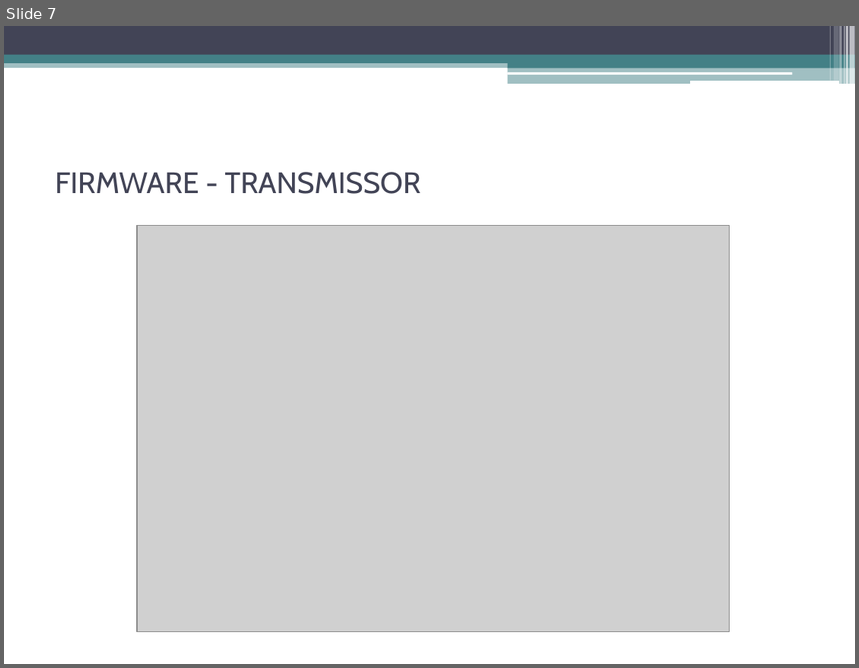
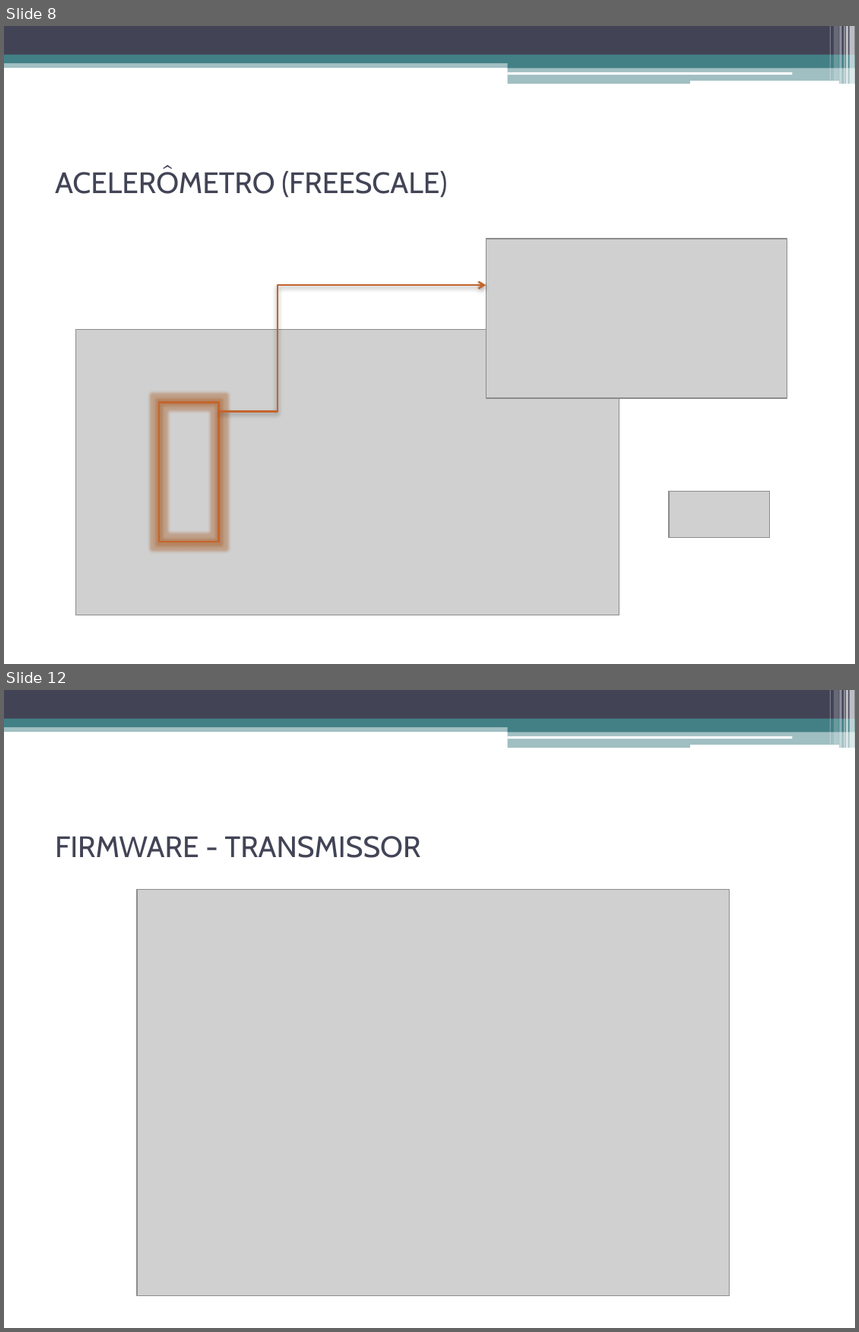
Before and after one commit to gnoahn/msp430-remote-control-car, a slide deck: documentos/apresentação.pptx. Shown one above the other, each under a label of ours: slide 7 before the commit, slides 8 and 12 after it; the slides between them are not shown. The pictures are 859x668 and 859x1332 pixels, drawn with LibreOffice and Linux fonts; fonts in the diff are those of the drawing; grey boxes stand for pictures. Boxes give left, top, right and bottom in pixels: in the first picture for what was removed or moved away, otherwise in the second. Text is boxed around its words. In the diff, an @@ line names an element or a change of style, - is before the commit and + after.

Commit message:
- Inseridos os slides sobre o acelerômetro e a solução RF. - Inseridas novas referências bibliográficas.

```diff
--- a/documentos/apresentação.pptx
+++ b/documentos/apresentação.pptx
@@ slide 8 added at bbox=[4, 26, 855, 664], background #FFFFFF; not listed: 13 template elements that a slide beside it also shows @@
@@ title added at bbox=[55, 168, 447, 198], 25 pt, text #424456 @@
+ACELERÔMETRO (FREESCALE)
@@ picture added at bbox=[486, 239, 787, 399] @@
@@ elbow arrow added from (220, 411) to (486, 286), #C4652D 1.5 pt @@
@@ picture added at bbox=[75, 330, 620, 616] @@
@@ rectangle added at bbox=[159, 403, 218, 543], outline #C4652D 1.5 pt @@
@@ picture added at bbox=[669, 492, 770, 538] @@
@@ what was slide 7 is now slide 12 @@
```
Also in this commit, not shown: 4 slides changed, 4 other slides added.
